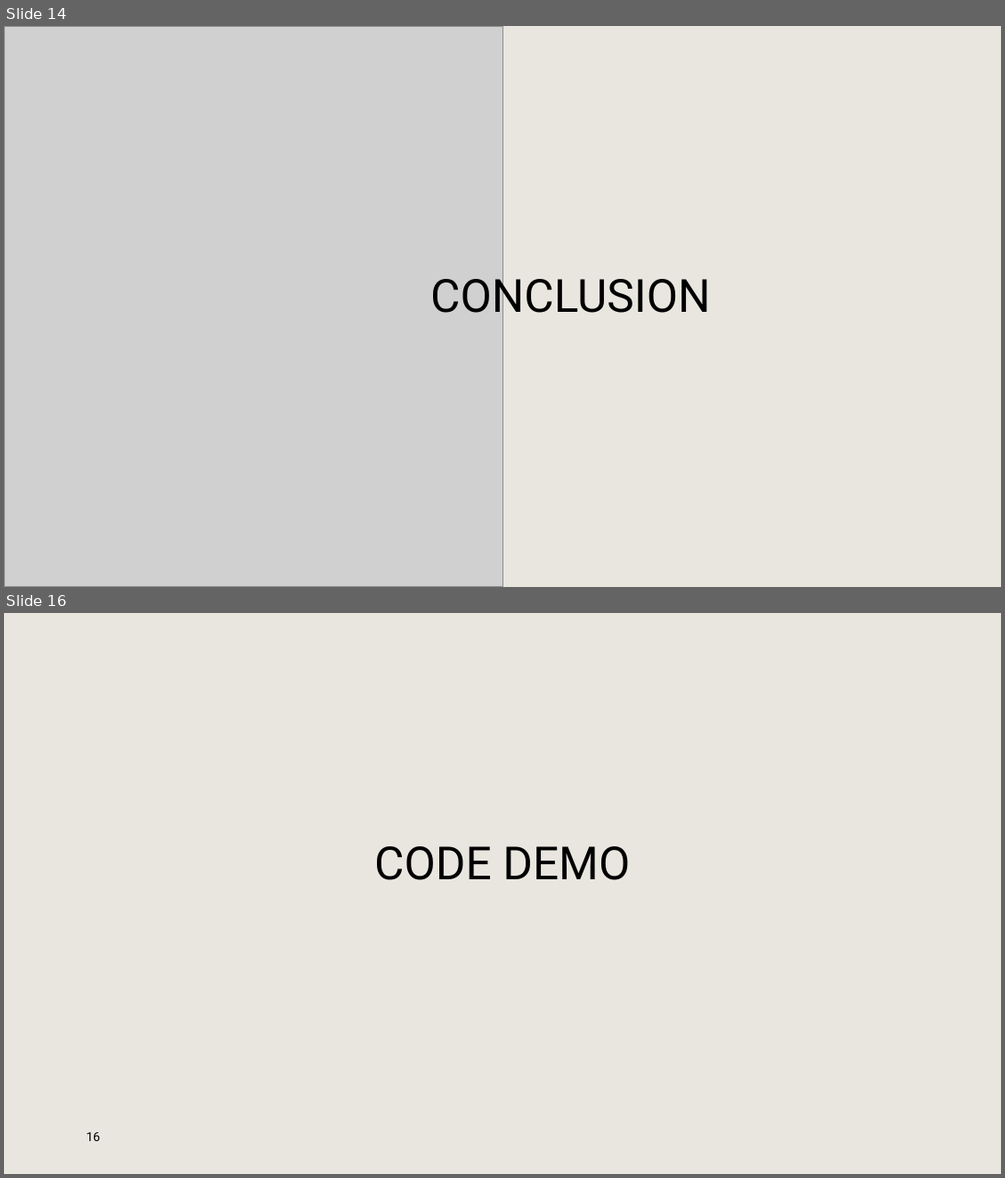
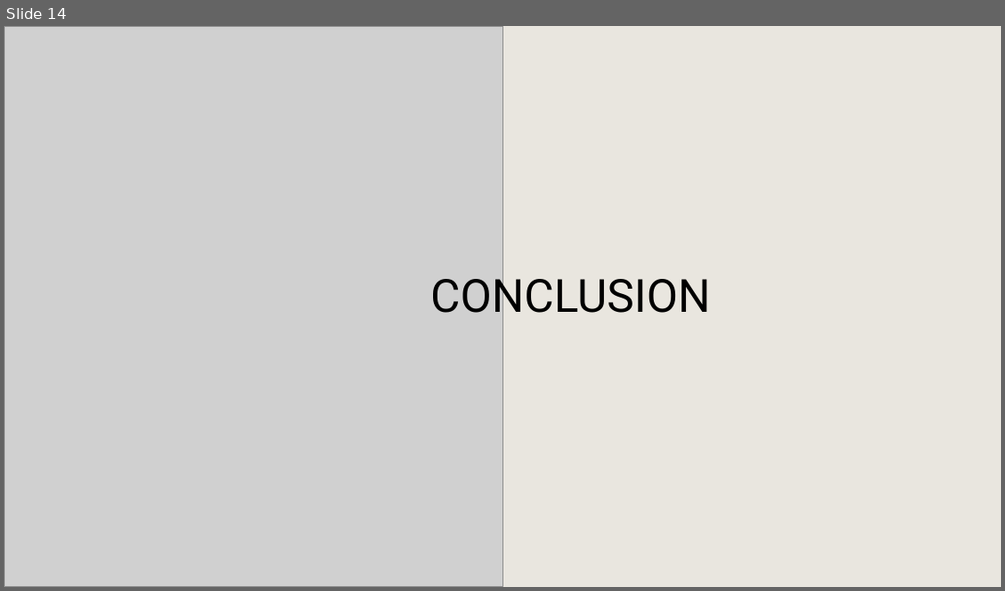
Before and after one commit to TANISHAAHUJA/comp-382assignment2, a slide deck: Comp382_ON1_A2_T1.pptx. Shown one above the other, each under a label of ours: slides 14 and 16 before the commit, slide 14 after it; the slides between them are not shown. The pictures are 1005x1178 and 1005x591 pixels, drawn with LibreOffice and Linux fonts; fonts in the diff are those of the drawing; grey boxes stand for pictures; background and template pictures are left out. Boxes give left, top, right and bottom in pixels: in the first picture for what was removed or moved away, otherwise in the second. Text is boxed around its words. In the diff, an @@ line names an element or a change of style, - is before the commit and + after.

```diff
--- a/Comp382_ON1_A2_T1.pptx
+++ b/Comp382_ON1_A2_T1.pptx
@@ slide 16 removed at bbox=[4, 613, 1001, 1174], background #E9E6DF @@
@@ title removed at bbox=[374, 846, 630, 880] @@
-CODE DEMO
@@ page number removed at bbox=[86, 1132, 100, 1141] @@
-16
```
Also in this commit, not shown: 10 slides changed, 1 slide added, 1 other slide removed.
